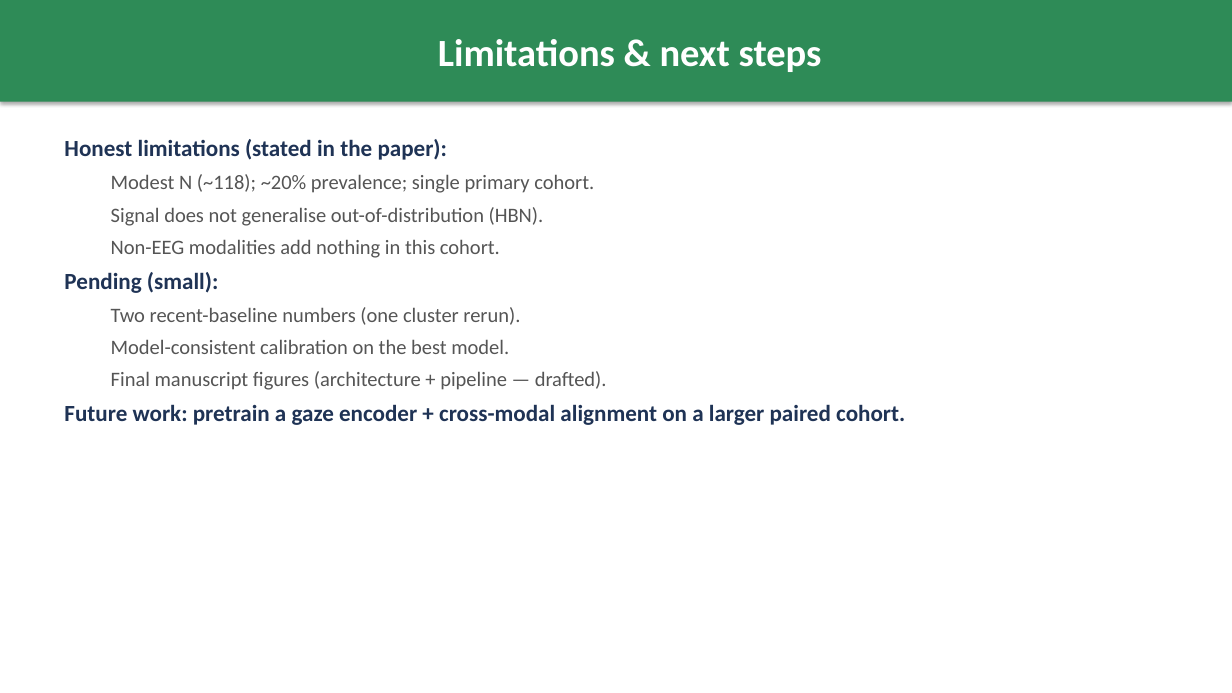
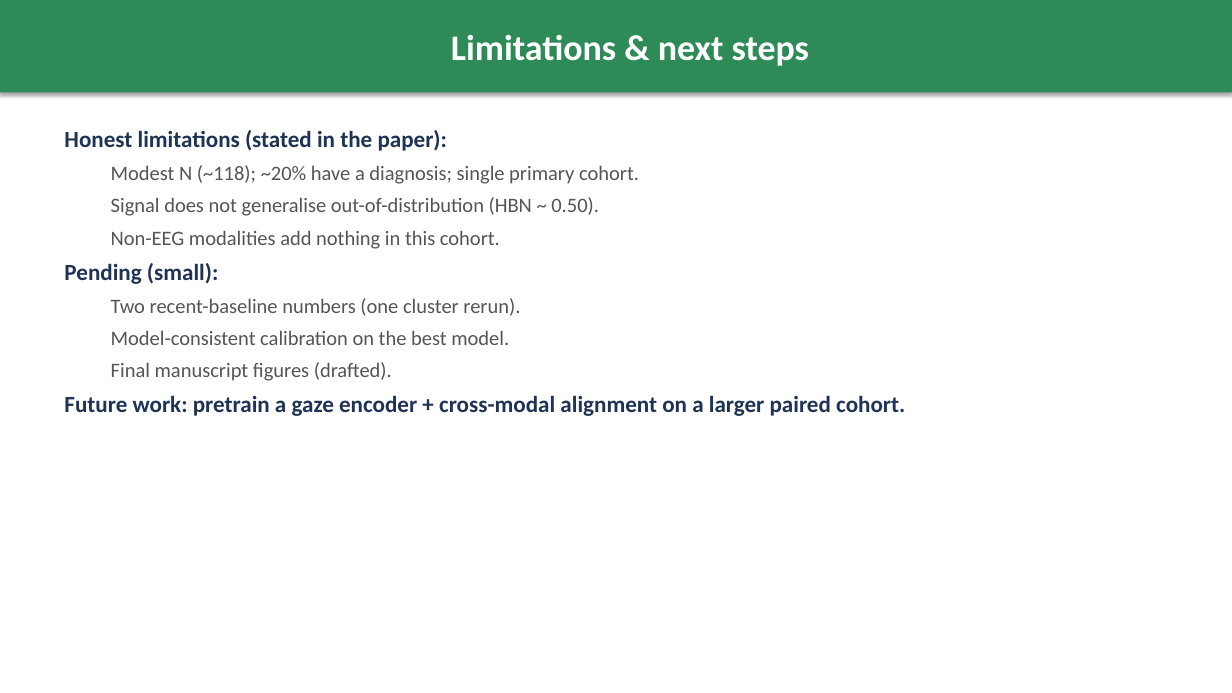
Before and after one commit to AyeshaAnzer1610/neuroformer, a slide deck: slide 10 of docs/resubmission/NeuroFormer-Supervisor-Meeting.pptx (slide 8 before the commit). Drawn at 1232x693 pixels with LibreOffice and Linux fonts; fonts in the diff are those of the drawing. Boxes give left, top, right and bottom in pixels: in the first picture for what was removed or moved away, otherwise in the second. Text is boxed around its words. In the diff, an @@ line names an element or a change of style, - is before the commit and + after.

```diff
--- a/docs/resubmission/NeuroFormer-Supervisor-Meeting.pptx
+++ b/docs/resubmission/NeuroFormer-Supervisor-Meeting.pptx
@@ rectangle "Limitations & next steps" resized from (x1=0, y1=0, x2=1232, y2=102) to (x1=0, y1=0, x2=1232, y2=92) @@
@@ rectangle "Limitations & next steps" at (x1=0, y1=0, x2=1232, y2=92): size 30 to 28 pt @@
@@ text "Honest limitations (stated in the ..." moved from (x1=64, y1=139, x2=905, y2=425) to (x1=64, y1=130, x2=905, y2=416) @@
@@ text at (x1=111, y1=165, x2=639, y2=216): text changed @@
-  Modest N (~118); ~20% prevalence; single primary cohort.
-  Signal does not generalise out-of-distribution (HBN).
+  Modest N (~118); ~20% have a diagnosis; single primary cohort.
+  Signal does not generalise out-of-distribution (HBN ~ 0.50).
@@ text at (x1=111, y1=362, x2=392, y2=381): text changed @@
-  Final manuscript figures (architecture + pipeline — drafted).
+  Final manuscript figures (drafted).
```
Also in this commit, not shown: 8 other slides changed, 2 slides added, 1 other file.
